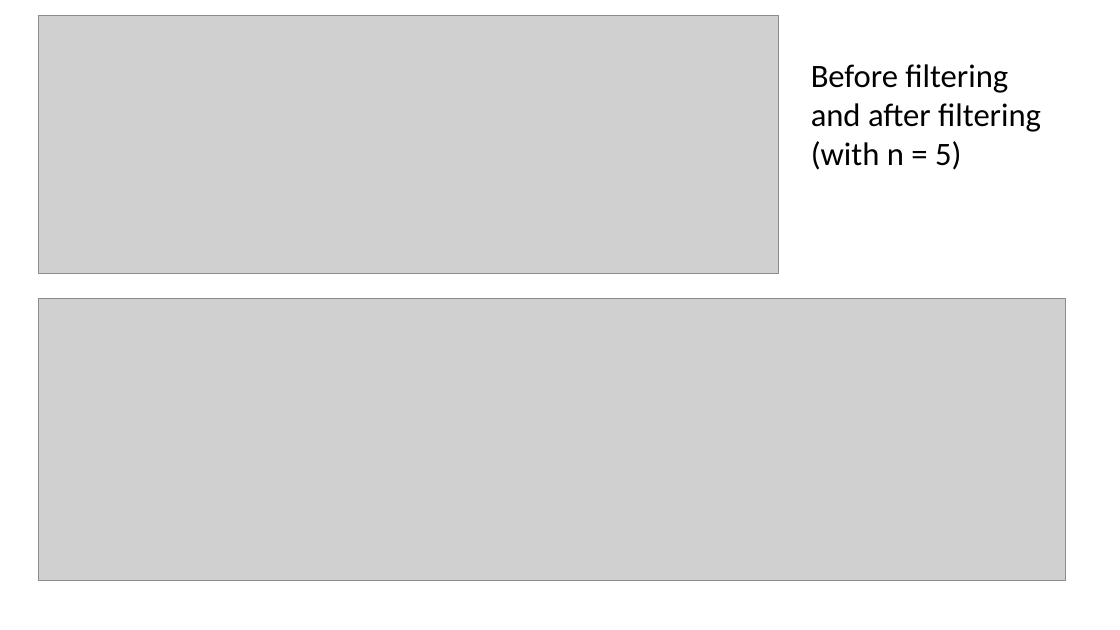
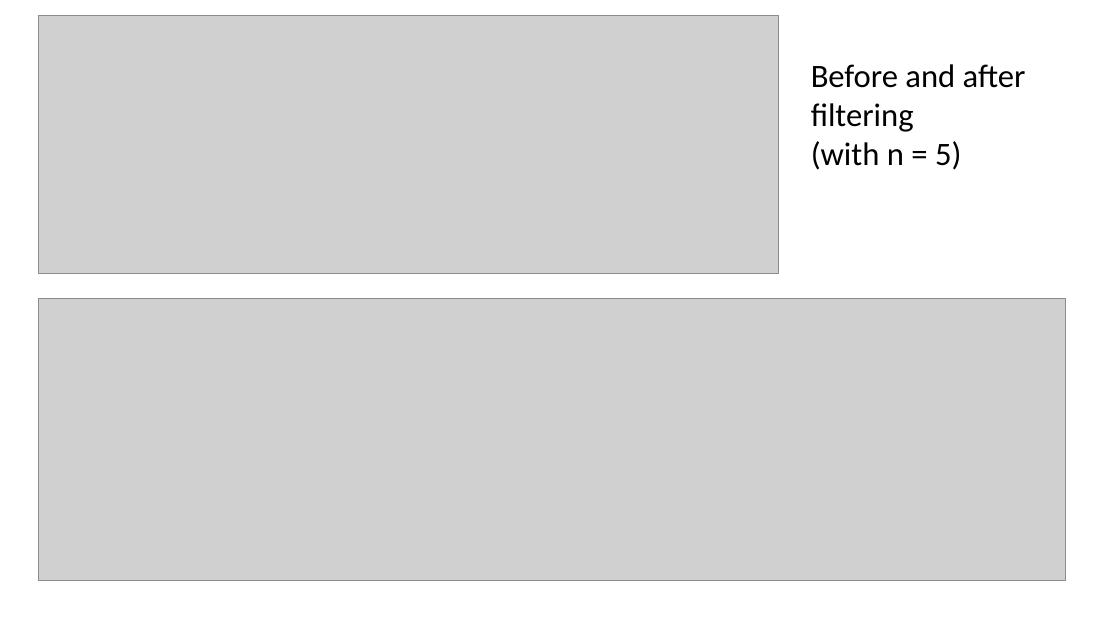
Before and after one commit to Tyllis/Data607, a slide deck: slide 9 of jester-collaborative-filtering.pptx. Drawn at 1120x630 pixels with LibreOffice and Linux fonts; fonts in the diff are those of the drawing; grey boxes stand for pictures. Boxes give left, top, right and bottom in pixels: in the first picture for what was removed or moved away, otherwise in the second. Text is boxed around its words. In the diff, an @@ line names an element or a change of style, - is before the commit and + after.

```diff
--- a/jester-collaborative-filtering.pptx
+++ b/jester-collaborative-filtering.pptx
@@ text at box(811, 64, 1026, 170): text changed @@
-Before filtering and after filtering (with n = 5)
+Before and after filtering
+(with n = 5)
```
Also in this commit, not shown: 1 other slide changed.
